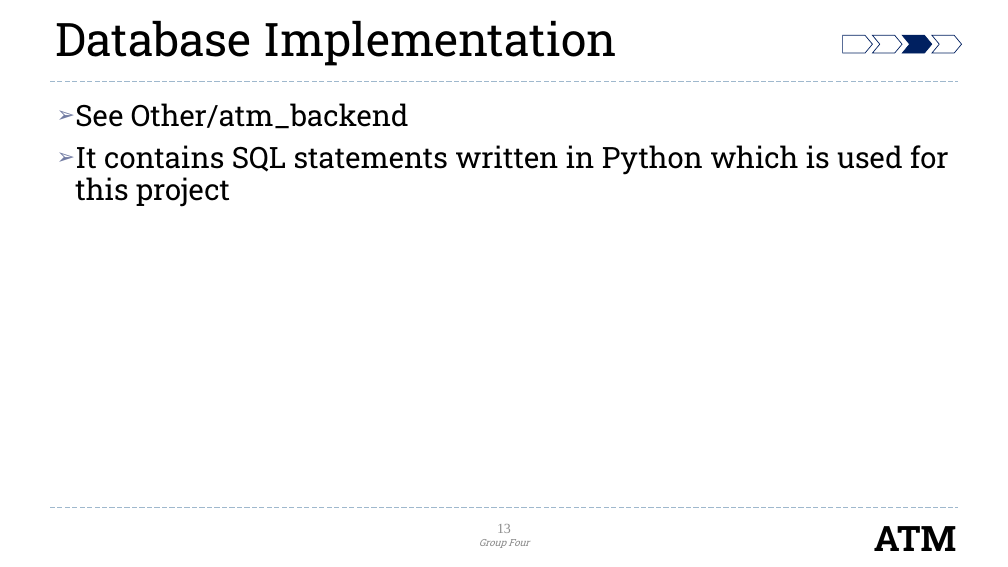
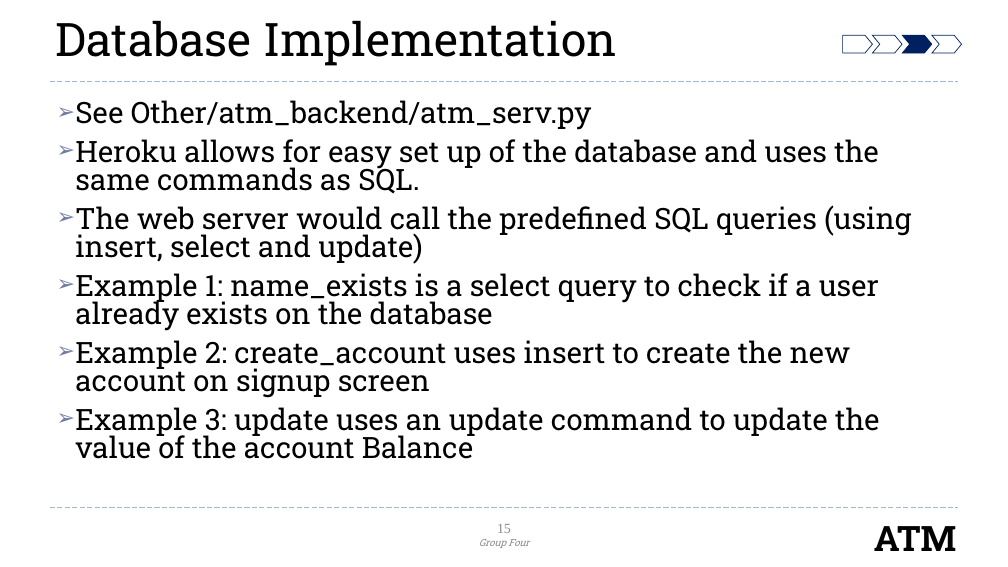
Before and after one commit to mari-husain/csharp-atm, a slide deck: slide 15 of Other/C# Project-Final.pptx (slide 13 before the commit). Drawn at 1008x567 pixels with LibreOffice and Linux fonts; fonts in the diff are those of the drawing; background and template pictures are left out. Boxes give left, top, right and bottom in pixels: in the first picture for what was removed or moved away, otherwise in the second. Text is boxed around its words. In the diff, an @@ line names an element or a change of style, - is before the commit and + after.

```diff
--- a/Other/C# Project-Final.pptx
+++ b/Other/C# Project-Final.pptx
@@ text at (75,100,911,459): text changed @@
-➢ See Other/atm_backend
-➢ It contains SQL statements written in Python which is used for this project
+➢ See Other/atm_backend/atm_serv.py
+➢ Heroku allows for easy set up of the database and uses the same commands as SQL.
+➢ The web server would call the predefined SQL queries (using insert, select and update)
+➢ Example 1: name_exists is a select query to check if a user already exists on the database
+➢ Example 2: create_account uses insert to create the new account on signup screen
+➢ Example 3: update uses an update command to update the value of the account Balance
@@ page number at (497,524,511,533): text changed @@
-13
+15
```
Also in this commit, not shown: 2 other slides changed, 3 slides added, 1 slide removed.
